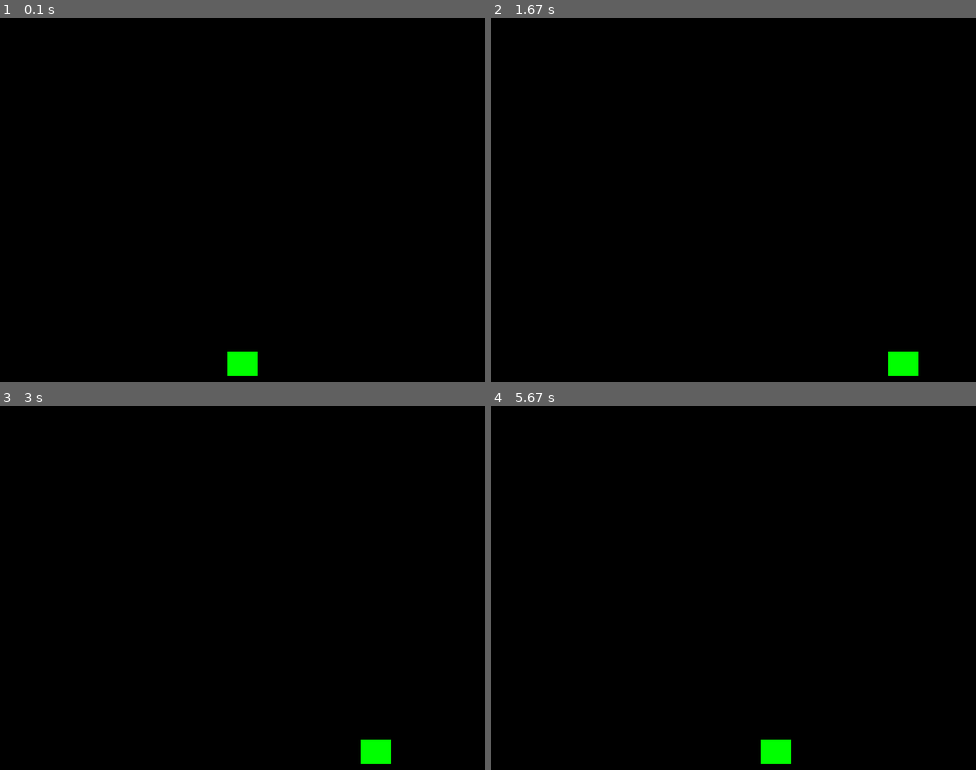
Above: before the commit, frames 1-4 (two rows, left to right).
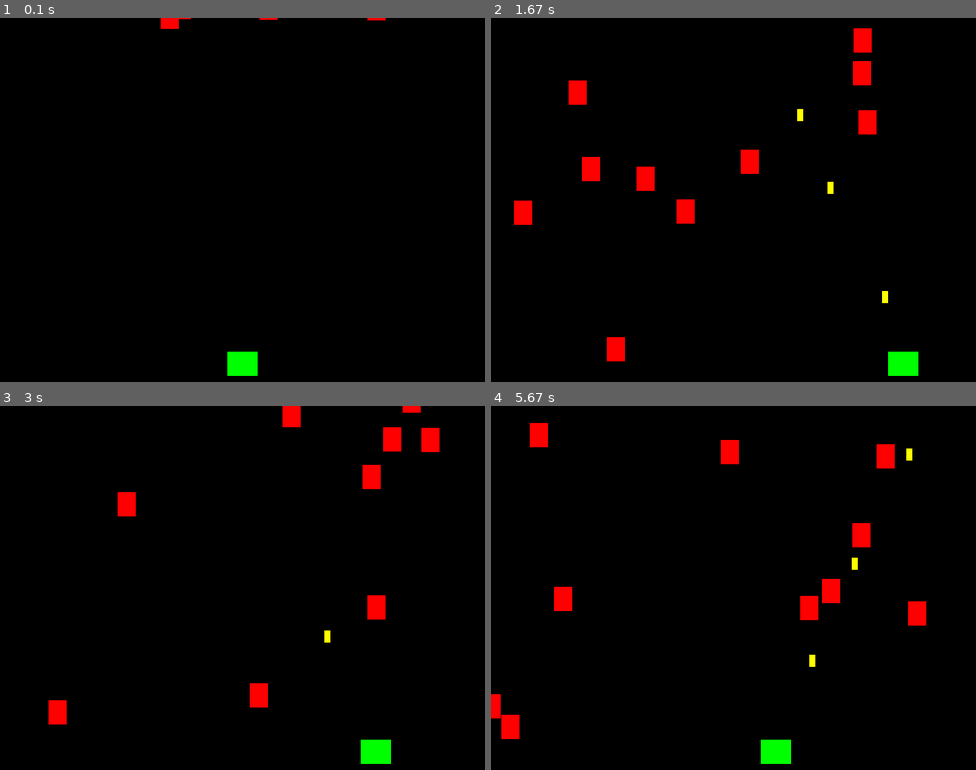
Above: after the commit, the same moments.

Repository: LongKelvin/Pygame_ShootingGame
Game: pygame game, started from main.py
Same seed, same stepped clock (60 frames per second), same inputs: the game is played once before the commit and once after it.
Inputs:
- Up to frame 1 (0.1 s): no input
- Up to frame 2 (1.67 s): tap Space at 0.33, 0.73, 1.03, 1.23, 1.53 s; hold Right 0.67-1.13 s; hold Right 1.17-1.63 s
- Up to frame 3 (3 s): hold Left 1.67-2.2 s; tap Space at 1.73, 2.03, 2.73 s; hold Right from 2.67 s (still down)
- Up to frame 4 (5.67 s): tap Space at 3.03, 3.4, 3.7, 3.9, 4.2, 4.9, 5.2, 5.47 s; release Right at 3.3 s; hold Left 3.33-3.8 s; hold Right 3.83-4.3 s; hold Left 4.83-5.37 s; hold Left from 5.4 s (still down)

The runs differ from the first frame. In frame 1, 0.2% of the frame differs, in the area x 33-80%, y 0-3%; in frame 2, 2.6%, in the area x 4-82%, y 2-95%; in frame 3, 2.1%; in frame 4, 2.5%.

Commit message:
working with enemy and collision

Diff:
--- a/main.py
+++ b/main.py
@@ -1,8 +1,7 @@
 # pygame template
-
 import pygame
 import random
-import os
+from os import path
 
 if __name__ == '__main__':
     WIDTH = 800
@@ -15,9 +14,9 @@
     RED = (255, 0, 0)
     GREEN = (0, 255, 0)
     BLUE = (0, 0, 255)
+    YELLOW = (255, 255, 0)
     # set up assets folders
-    game_folder = os.path.dirname(__file__)
-    img_folder = os.path.join(game_folder, "img")
+    img_dir = path.join(path.dirname(__file__), 'img')
 
     # init pygame and create window
     pygame.init()
@@ -25,7 +24,6 @@
     screen = pygame.display.set_mode((WIDTH, HEIGHT))
     pygame.display.set_caption("Shooting_Game")
     clock = pygame.time.Clock()
-
 
     # Game object
     class Player(pygame.sprite.Sprite):
@@ -53,10 +51,59 @@
             if self.rect.left < 0:
                 self.rect.left = 0
 
+        def shoot(self):
+            bullet = Bullet(self.rect.centerx, self.rect.top)
+            all_sprites.add(bullet)
+            bullets.add(bullet)
+
+
+    class Mob(pygame.sprite.Sprite):
+        def __init__(self):
+            pygame.sprite.Sprite.__init__(self)
+            self.image = pygame.Surface((30, 40))
+            self.image.fill(RED)
+            self.rect = self.image.get_rect()
+            self.rect.x = random.randrange(WIDTH - self.rect.width)
+            self.rect.y = random.randrange(-100, -40)
+            self.speedy = random.randrange(1, 8)
+            self.speedx = random.randrange(-3, 3)
+
+        def update(self):
+            self.rect.x += self.speedx
+            self.rect.y += self.speedy
+            if self.rect.top > HEIGHT + 10 or self.rect.left < -25 or self.rect.right > WIDTH + 20:
+                self.rect.x = random.randrange(WIDTH - self.rect.width)
+                self.rect.y = random.randrange(-100, -40)
+                self.speedy = random.randrange(1, 8)
+
+
+    class Bullet(pygame.sprite.Sprite):
+        def __init__(self, x, y):
+            pygame.sprite.Sprite.__init__(self)
+            self.image = pygame.Surface((10, 20))
+            self.image.fill(YELLOW)
+            self.rect = self.image.get_rect()
+            self.rect.bottom = y
+            self.rect.centerx = x
+            self.speedy = -10
+
+        def update(self):
+            self.rect.y += self.speedy
+            # kill if it moves off the top of the screen
+            if self.rect.bottom < 0:
+                self.kill()
+
 
     all_sprites = pygame.sprite.Group()
+    mobs = pygame.sprite.Group()
+    bullets = pygame.sprite.Group()
     player = Player()
     all_sprites.add(player)
+    for i in range(10):
+        m = Mob()
+        all_sprites.add(m)
+        mobs.add(m)
+
     # Game loop
     running = True
     while running:
@@ -67,9 +114,23 @@
             # check quit game
             if event.type == pygame.QUIT:
                 running = False
-
+            elif event.type == pygame.KEYDOWN:
+                if event.key == pygame.K_SPACE:
+                    player.shoot()
         # Update
         all_sprites.update()
+
+        # check to see if a bullet hit a mob
+        hits = pygame.sprite.groupcollide(mobs, bullets, True, True)
+        for hit in hits:
+            m = Mob()
+            all_sprites.add(m)
+            mobs.add(m)
+
+        # check to see if a mob hit the player
+        hits = pygame.sprite.spritecollide(player, mobs, False)
+        if hits:
+            running = False
 
         # Draw/ Render
         screen.fill(BLACK)
